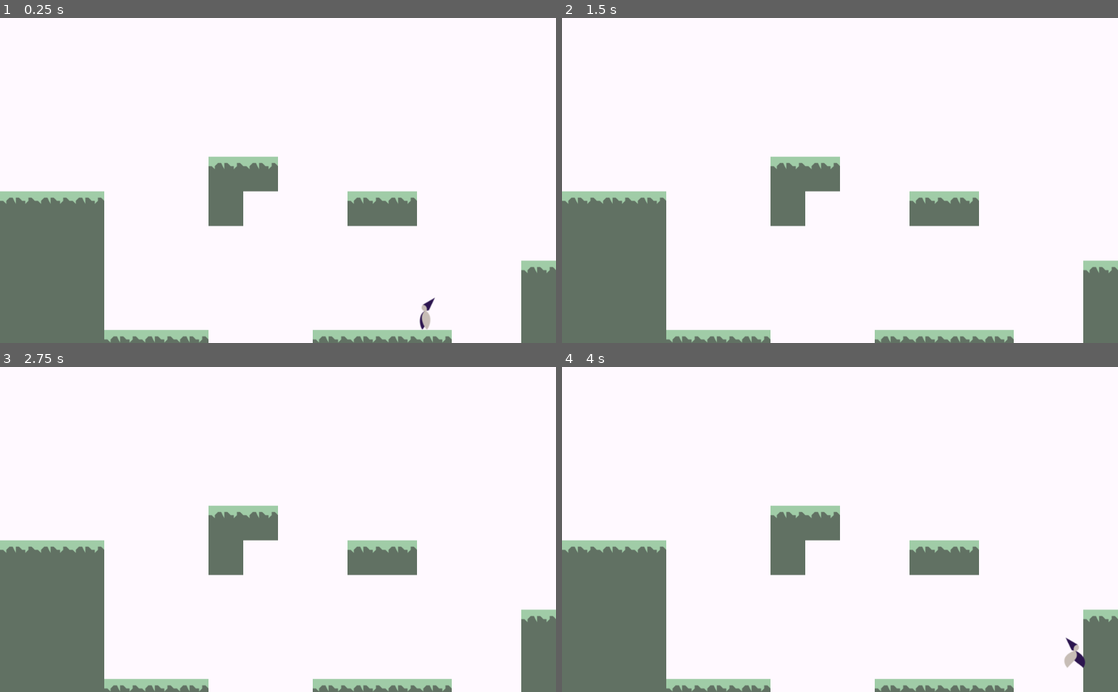
Above: before the commit, frames 1-4 (two rows, left to right).
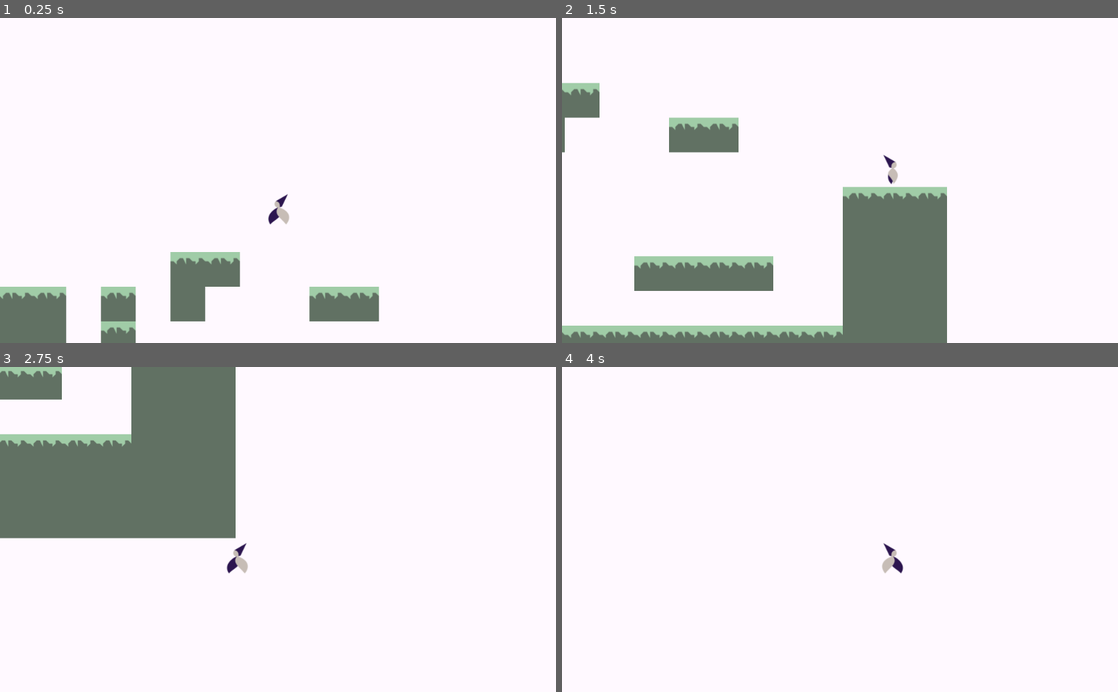
Above: after the commit, the same moments.

Repository: polyedre/gamejamemmi
Game: Godot game, scene res://World.tscn
Same seed, same stepped clock (60 frames per second), same inputs: the game is played once before the commit and once after it.
Inputs:
- Up to frame 1 (0.25 s): no input
- Up to frame 2 (1.5 s): hold D (move_right) from 0.53 s (still down); tap Space (jump) at 0.77 s
- Up to frame 3 (2.75 s): tap Space (jump) at 1.52 s; release D (move_right) at 2.03 s; hold Q (move_left, bound only after the commit) from 2.03 s (still down)
- Up to frame 4 (4 s): release Q (move_left, bound only after the commit) at 2.78 s; hold D (move_right) from 2.78 s (still down); tap Space (jump) at 3.02, 3.77 s

The runs differ from the first frame. In frame 1, 18% of the frame differs, in the area x 0-100%, y 42-100%; in frame 2, 26%; in frame 3, 33%, in the area x 0-100%, y 0-100%; in frame 4, 16%.

Commit message:
camera

Diff:
--- /dev/null
+++ b/Camera2D.gd
@@ -0,0 +1,8 @@
+extends Camera2D
+
+# class member variables go here, for example:
+# var a = 2
+# var b = "textvar"
+
+func _ready():
+	self.make_current()
--- a/World.tscn
+++ b/World.tscn
@@ -1,12 +1,16 @@
-[gd_scene load_steps=3 format=2]
+[gd_scene load_steps=4 format=2]
 
 [ext_resource path="res://tiles.tres" type="TileSet" id=1]
 [ext_resource path="res://Player.tscn" type="PackedScene" id=2]
+[ext_resource path="res://Camera2D.gd" type="Script" id=3]
 
 [node name="World" type="Node2D" index="0"]
 
+_sections_unfolded = [ "Transform", "Visibility", "Z Index" ]
+
 [node name="TileMap" type="TileMap" parent="." index="0"]
 
+position = Vector2( -22.3337, 185.899 )
 mode = 0
 tile_set = ExtResource( 1 )
 cell_size = Vector2( 64, 64 )
@@ -23,9 +27,37 @@
 collision_mask = 1
 occluder_light_mask = 1
 format = 1
-tile_data = PoolIntArray( 262150, 0, 0, 262151, 0, 0, 327680, 0, 0, 327681, 0, 0, 327682, 0, 0, 327686, 1, 0, 327690, 0, 0, 327691, 0, 0, 393216, 1, 0, 393217, 1, 0, 393218, 1, 0, 458752, 1, 0, 458753, 1, 0, 458754, …(1197 unchanged characters)…
+tile_data = PoolIntArray( 262150, 0, 0, 262151, 0, 0, 327680, 0, 0, 327681, 0, 0, 327682, 0, 0, 327684, 0, 0, 327686, 1, 0, 327690, 0, 0, 327691, 0, 0, 393216, 1, 0, 393217, 1, 0, 393218, 1, 0, 393220, 0, 0, 458752, 1, 0, 458753, 1, 0, 458754, …(1197 unchanged characters)…
 _sections_unfolded = [ "Cell", "Transform" ]
 
 [node name="Player" parent="." index="1" instance=ExtResource( 2 )]
 
-position = Vector2( 782.811, 471.908 )
+position = Vector2( 559.96, 282.695 )
+_sections_unfolded = [ "Collision", "Material", "Pause", "Pickable", "Transform", "Visibility", "Z Index", "collision" ]
+
+[node name="Camera2D" type="Camera2D" parent="Player" index="4"]
+
+anchor_mode = 1
+rotating = false
+current = false
+zoom = Vector2( 1, 1 )
+limit_left = -10000000
+limit_top = -10000000
+limit_right = 10000000
+limit_bottom = 10000000
+limit_smoothed = false
+drag_margin_h_enabled = true
+drag_margin_v_enabled = true
+smoothing_enabled = false
+smoothing_speed = 5.0
+offset_v = 0.0
+offset_h = 0.0
+drag_margin_left = 0.2
+drag_margin_top = 0.2
+drag_margin_right = 0.2
+drag_margin_bottom = 0.2
+editor_draw_screen = true
+editor_draw_limits = false
+editor_draw_drag_margin = false
+script = ExtResource( 3 )
+_sections_unfolded = [ "Offset" ]
--- a/project.godot
+++ b/project.godot
@@ -16,7 +16,7 @@
 
 [input]
 
-move_left=[ Object(InputEventKey,"resource_local_to_scene":false,"resource_name":"","device":0,"alt":false,"shift":false,"control":false,"meta":false,"command":false,"pressed":false,"scancode":65,"unicode":0,"echo":false,"script":null)
+move_left=[ Object(InputEventKey,"resource_local_to_scene":false,"resource_name":"","device":0,"alt":false,"shift":false,"control":false,"meta":false,"command":false,"pressed":false,"scancode":81,"unicode":0,"echo":false,"script":null)
  ]
 move_right=[ Object(InputEventKey,"resource_local_to_scene":false,"resource_name":"","device":0,"alt":false,"shift":false,"control":false,"meta":false,"command":false,"pressed":false,"scancode":68,"unicode":0,"echo":false,"script":null)
  ]
